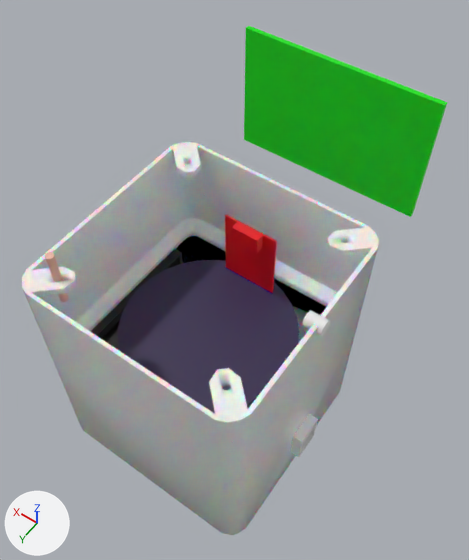
An edit to the Blender file 3dModel/Topf3.blend, drawn before and after from the same camera.
The view is the same before and after, from a 50 mm camera at (-131.0, 158.0, 301.0) aimed at (7.0, -35.0, -1.0). The lights are fixed; the arrows at lower left show +X, +Y and +Z.

Script lines for the objects in view, before the commit:
```python
ob_aaaaalcd16x2_case_geklaut_und_verändert = bpy.data.objects.new('aaaaalcd16x2_case geklaut und verändert', me_lcd16x2_case)
ob_aaaaalcd16x2_case_geklaut_und_verändert.location = (3.9, 38.4, -18.0)
ob_aaaaalcd16x2_case_geklaut_und_verändert.rotation_euler = (-2.094, 0.0, -1.571)  # degrees (-120, 0, -90)
ob_bodenfeuchtigkeitsensor = bpy.data.objects.new('Bodenfeuchtigkeitsensor', me_würfel_004)
ob_bodenfeuchtigkeitsensor.location = (1.4, -42.1, -31.8)
ob_bodenfeuchtigkeitsensor.rotation_euler = (-1.571, 0.0, 0.0)  # degrees (-90, 0, 0)
ob_bodenfeuchtigkeitsensor.scale = (16.8, 72.8, 0.479)
ob_gehäuseoben = bpy.data.objects.new('Gehäuseoben', me_würfel_007)
ob_gehäuseoben.location = (0.0, 0.0, -12.7)
ob_gehäuseoben.scale = (65.7, 65.7, 92.8)
# also in view: 'Gehäuseunten' at (0.0, 0.0, 22.0); 'innenTopf' at (0.0, 0.0, -60.0); 'BH1750_mount_6' at (-66.0, 0.0, -57.0); 'plattine' at (0.0, -122.0, 60.0)
```
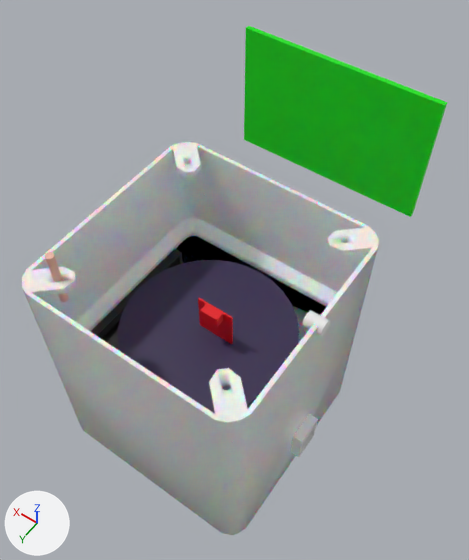
Edits to the bpy script that builds the scene:
```text
Change ob_bodenfeuchtigkeitsensor:
    ob_bodenfeuchtigkeitsensor.location: (1.4, -42.1, -31.8) -> (-5.4, -0.1, -28.1)
    ob_bodenfeuchtigkeitsensor.scale: (16.8, 72.8, 0.479) -> (11.1, 48.1, 0.498)
```

Changed parts and their boxes (x1, y1, x2, y2) in the pictures (469 x 560 px):
'Bodenfeuchtigkeitsensor', moved, rescaled: before (225, 215, 277, 294); after (198, 298, 233, 344)
